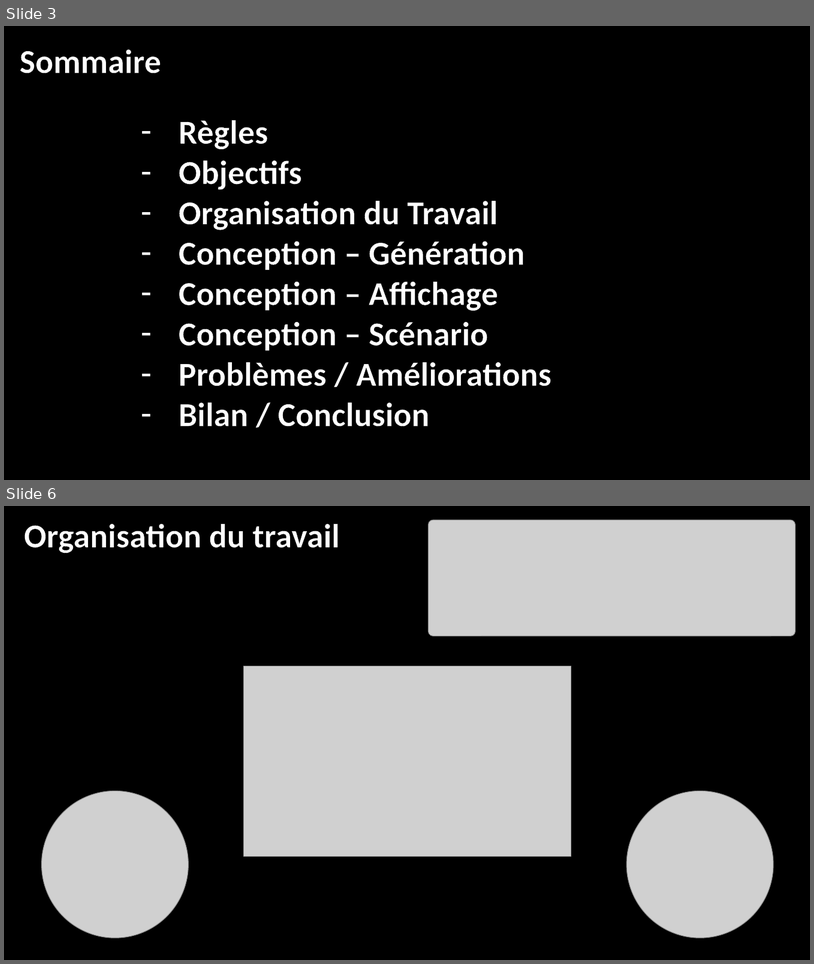
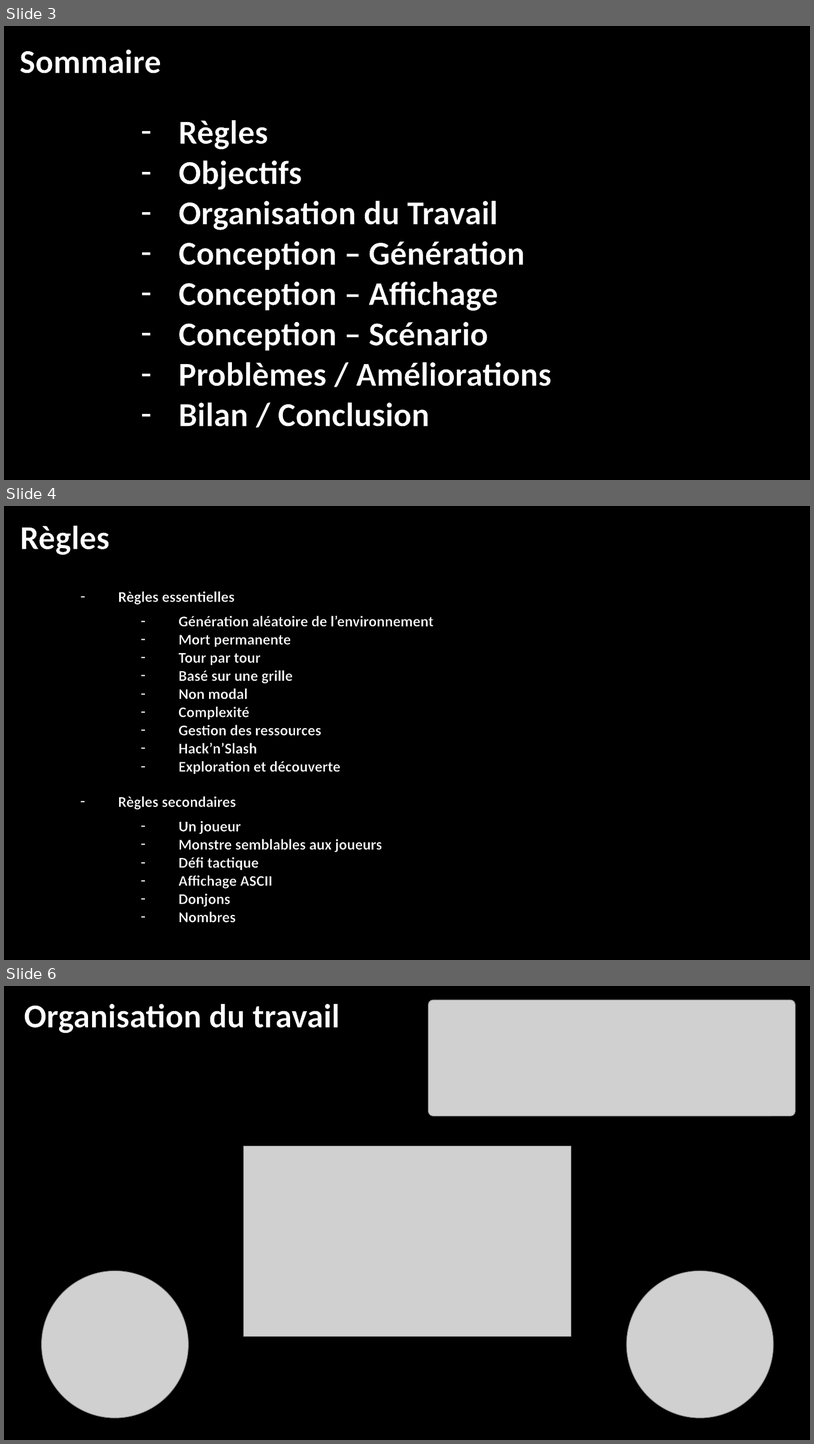
Before and after one commit to FlorianSebille/ExtremRoguelike, a slide deck: Documents/Présentation ExtremRoguelike.pptx. Shown one above the other, each under a label of ours: slides 3 and 6 before the commit, slides 3, 4 and 6 after it; the slides between them are not shown. The pictures are 814x964 and 814x1444 pixels, drawn with LibreOffice and Linux fonts; fonts in the diff are those of the drawing; grey boxes stand for pictures; background and template pictures are left out. Boxes give left, top, right and bottom in pixels: in the first picture for what was removed or moved away, otherwise in the second. Text is boxed around its words. In the diff, an @@ line names an element or a change of style, - is before the commit and + after.

Commit message:
Présentation

```diff
--- a/Documents/Présentation ExtremRoguelike.pptx
+++ b/Documents/Présentation ExtremRoguelike.pptx
@@ slide 4 added at box(4, 506, 810, 960), background picture (left out) @@
@@ text added at box(20, 525, 110, 555), 40 pt, text #FFFFFF, bold @@
+Règles
@@ text added at box(118, 591, 234, 604), 18 pt, text #FFFFFF, bold @@
+– Règles essentielles
@@ text added at box(179, 615, 434, 774), 18 pt, text #FFFFFF, bold @@
+– Génération aléatoire de l’environnement
+– Mort permanente
+– Tour par tour
+– Basé sur une grille
+– Non modal
+– Complexité
+– Gestion des ressources
+– Hack’n’Slash
+– Exploration et découverte
@@ text added at box(118, 796, 236, 810), 18 pt, text #FFFFFF, bold @@
+– Règles secondaires
@@ text added at box(179, 820, 382, 922), 18 pt, text #FFFFFF, bold @@
+– Un joueur
+– Monstre semblables aux joueurs
+– Défi tactique
+– Affichage ASCII
+– Donjons
+– Nombres
```
Also in this commit, not shown: 2 slides changed, 1 slide removed, 1 other file.
